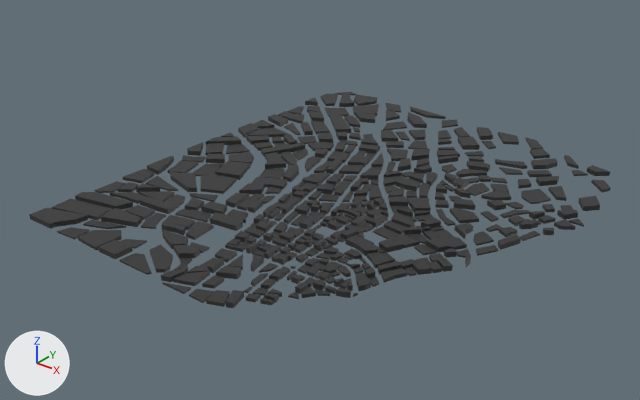
Before and after pictures for a commit that changed the glTF model assets/models/EdificiosRelleno.gltf.
One viewpoint serves both versions: a 50 mm lens placed at (27.1, -40.0, 23.4), pointed at (-3.6, -1.6, -0.4). The lights are fixed; the arrows at lower left show +X, +Y and +Z. Where no turn or scale is listed for an object, it has been applied to the vertices. Vertices at the same position are counted once.

The first picture shows 'modeloCiudadRelleno'.
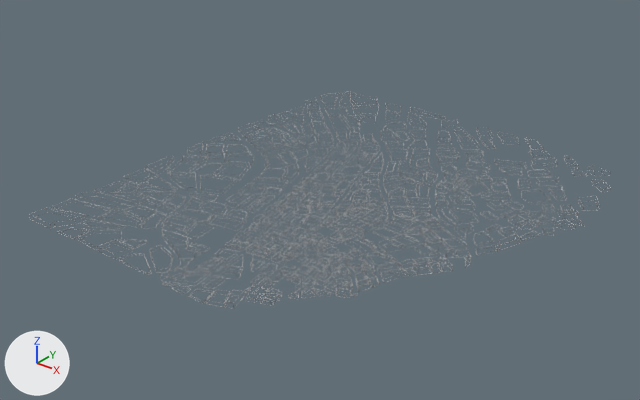
The change, as JSON lines over the scene's bpy script:
```json
{"op": "add", "block": "mat_material_010", "code": ["mat_material_010 = principled_material('Material.010')", "mat_material_010.base_color = (0.42, 0.42, 0.42)  # grey #adadad"]}
{"block": "me_modelociudadrelleno", "where": "# used by ob_modelociudadrelleno"}
{"op": "remove", "block": "me_modelociudadrelleno", "code": "me_modelociudadrelleno.from_pydata(...)  # 4034 vertices, 6232 faces; spans x 0.2..25.8, y 0.1..29.7, z 0.0..0.3"}
{"op": "remove", "block": "me_modelociudadrelleno", "code": "me_modelociudadrelleno.materials.append(mat_material)  # black #303030"}
{"op": "add", "block": "me_modelociudadrelleno", "code": "me_modelociudadrelleno.from_pydata(...)  # 36282 vertices, 48392 faces; spans x 0.2..25.8, y 0.1..29.8, z 0.0..0.3"}
{"block": "me_modelociudadrelleno", "change": "me_modelociudadrelleno part 1: 51 vertices moved within x 11.2..21.8, y 5.3..21.4, z 0.0..0.3; 32248 vertices added at x 0.2..25.8, y 0.1..29.8, z 0.0..0.3"}
{"block": "me_modelociudadrelleno", "change": "me_modelociudadrelleno part 2: the surface is now shaded smooth"}
{"op": "add", "block": "me_modelociudadrelleno", "code": "me_modelociudadrelleno.materials.append(mat_material_010)  # grey #adadad"}
```

Changed parts and their boxes [x1, y1, x2, y2] in the pictures (640 x 400 px):
```json
{"object": "modeloCiudadRelleno", "change": "reshaped", "before": [29, 92, 611, 308], "after": [29, 91, 611, 308]}
{"part": 1, "of": "me_modelociudadrelleno", "change": "built on", "before": [260, 176, 481, 281], "after": [29, 91, 611, 308]}
```
